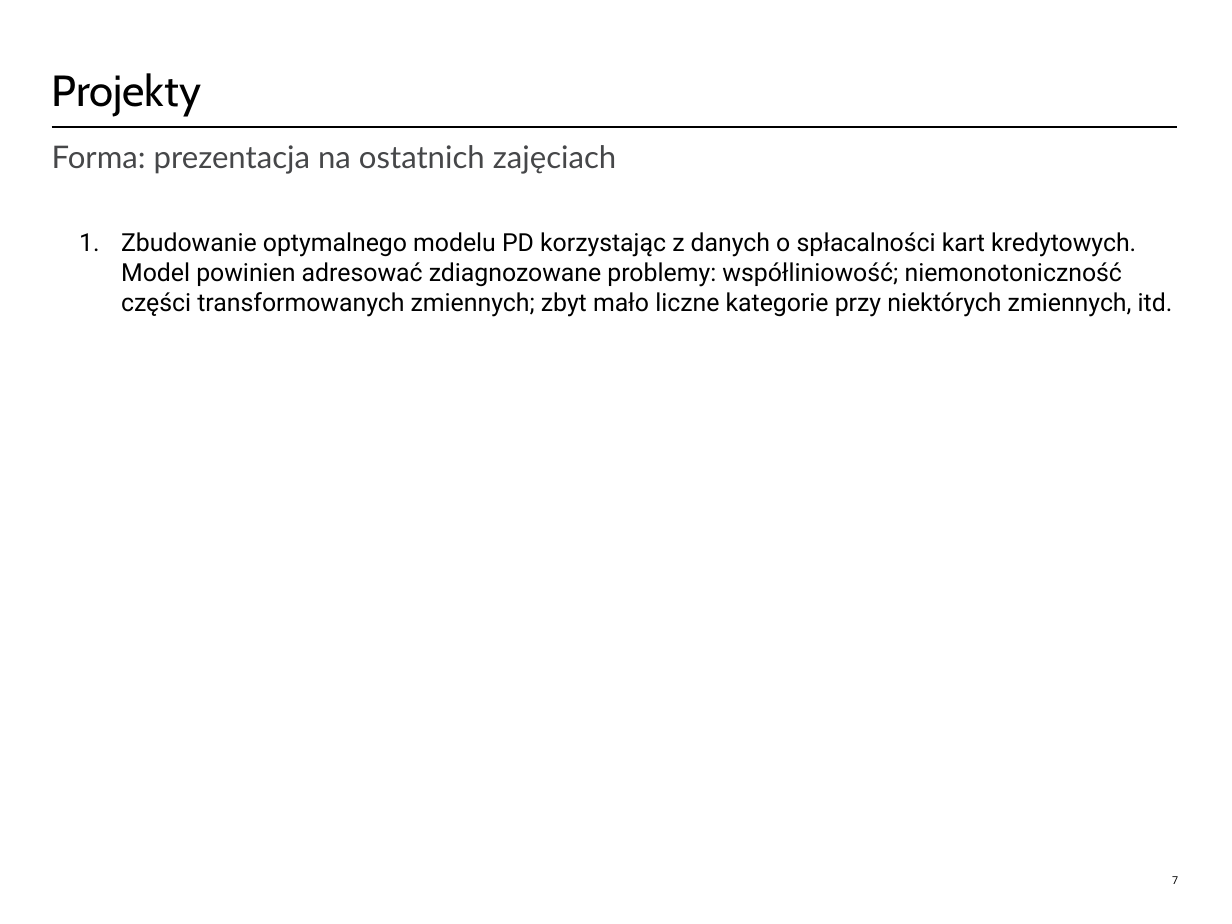
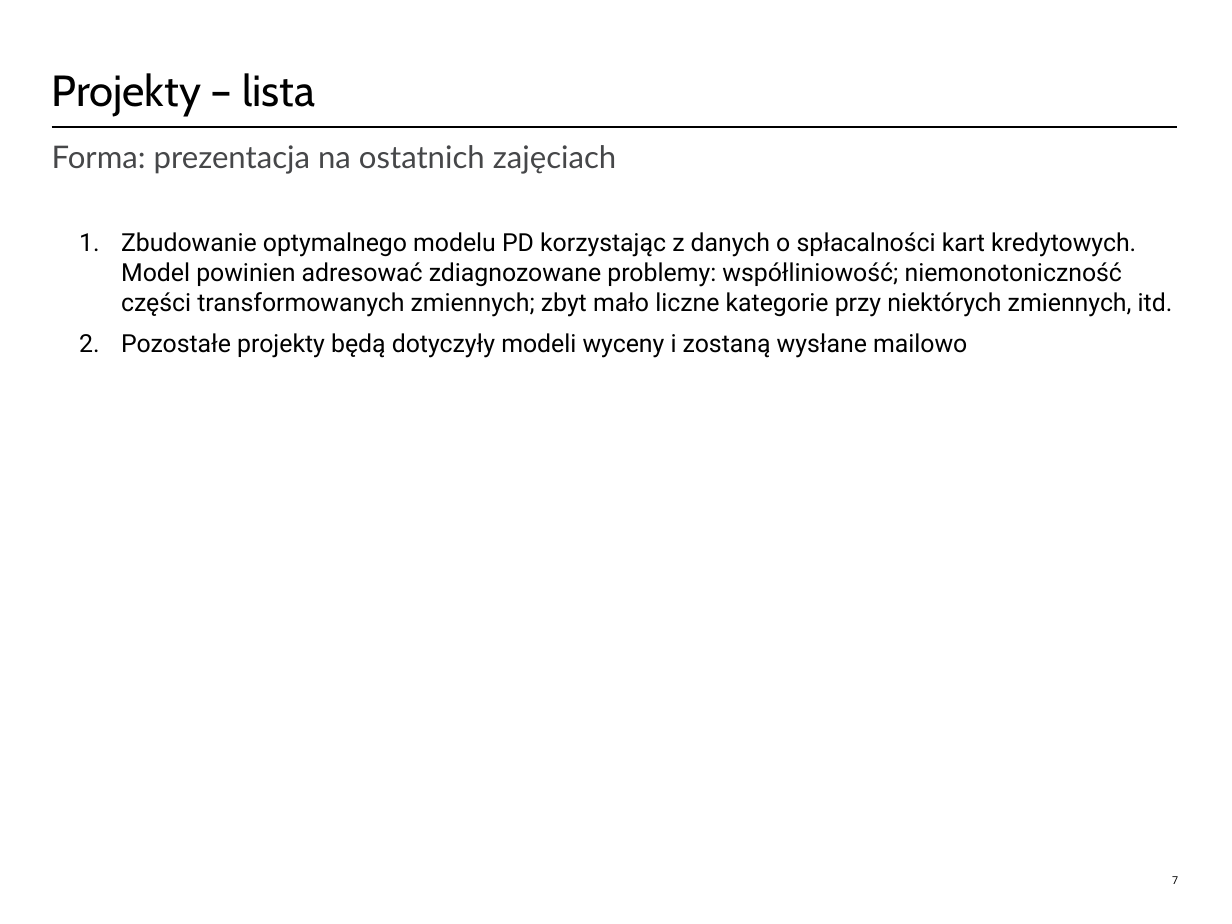
Before and after one commit to AdamWrobel/AGH, a slide deck: slide 8 of Zajecia_2017_05_21/Walidacja modeli.pptx. Drawn at 1232x924 pixels with LibreOffice and Linux fonts; fonts in the diff are those of the drawing; background and template pictures are left out. Boxes give left, top, right and bottom in pixels: in the first picture for what was removed or moved away, otherwise in the second. Text is boxed around its words. In the diff, an @@ line names an element or a change of style, - is before the commit and + after.

```diff
--- a/Zajecia_2017_05_21/Walidacja modeli.pptx
+++ b/Zajecia_2017_05_21/Walidacja modeli.pptx
@@ title at <box>52,73,315,117</box>: text changed @@
-Projekty
+Projekty – lista
@@ text at <box>121,333,967,358</box>: paragraph added @@
+  2. Pozostałe projekty będą dotyczyły modeli wyceny i zostaną wysłane mailowo
```
Also in this commit, not shown: 1 other slide changed.
